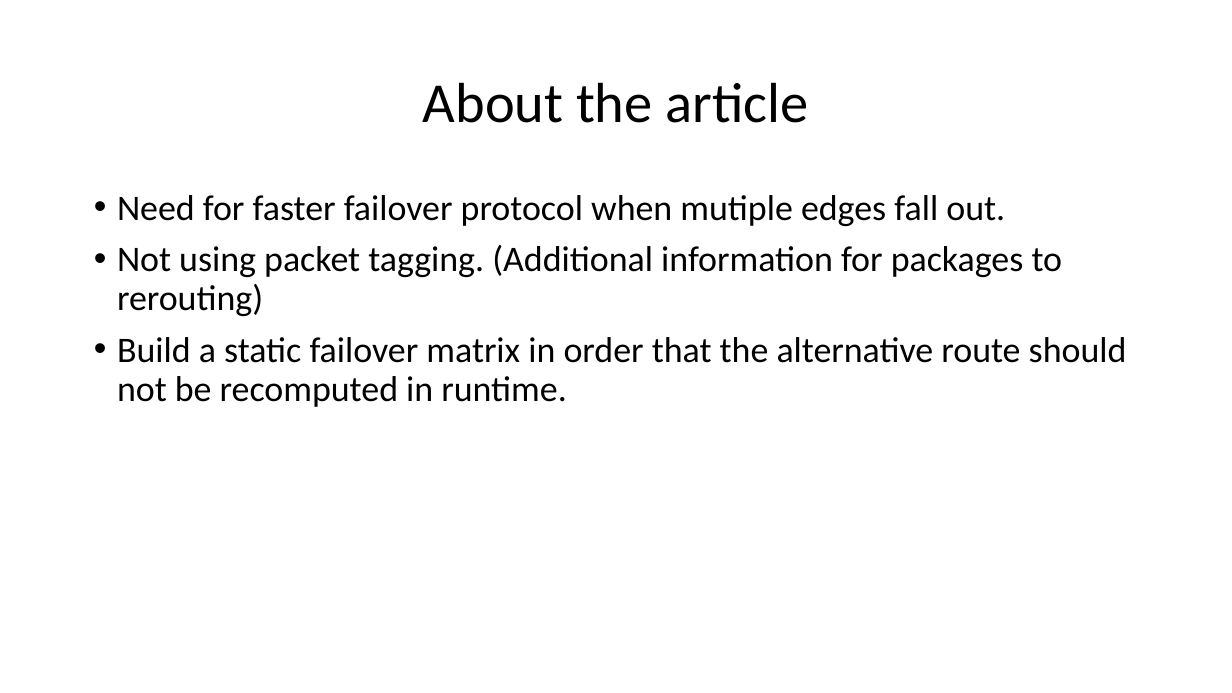
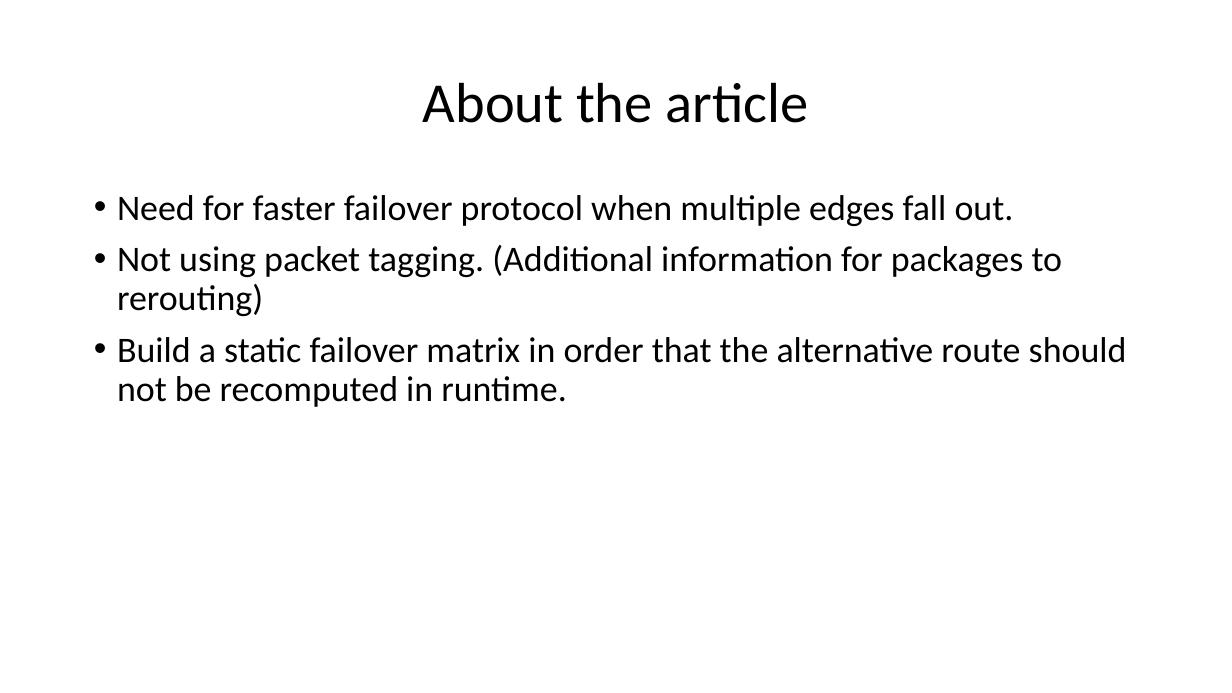
Before and after one commit to nagyandras95/Egyetem, a slide deck: slide 2 of halozatok/Load-Optimal Local Fast Rerouting for Relisient Networks.pptx. Drawn at 1232x693 pixels with LibreOffice and Linux fonts; fonts in the diff are those of the drawing. Boxes give left, top, right and bottom in pixels: in the first picture for what was removed or moved away, otherwise in the second. Text is boxed around its words. In the diff, an @@ line names an element or a change of style, - is before the commit and + after.

```diff
--- a/halozatok/Load-Optimal Local Fast Rerouting for Relisient Networks.pptx
+++ b/halozatok/Load-Optimal Local Fast Rerouting for Relisient Networks.pptx
@@ text at [117, 195, 1014, 226]: text changed @@
-• Need for faster failover protocol when mutiple edges fall out.
+• Need for faster failover protocol when multiple edges fall out.
```
Also in this commit, not shown: 1 other slide changed.
